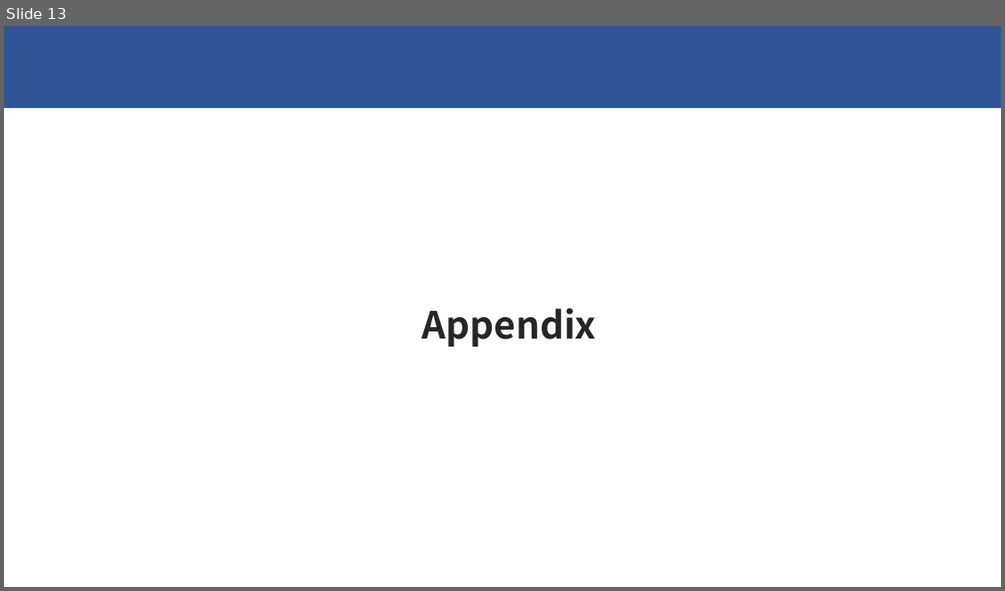
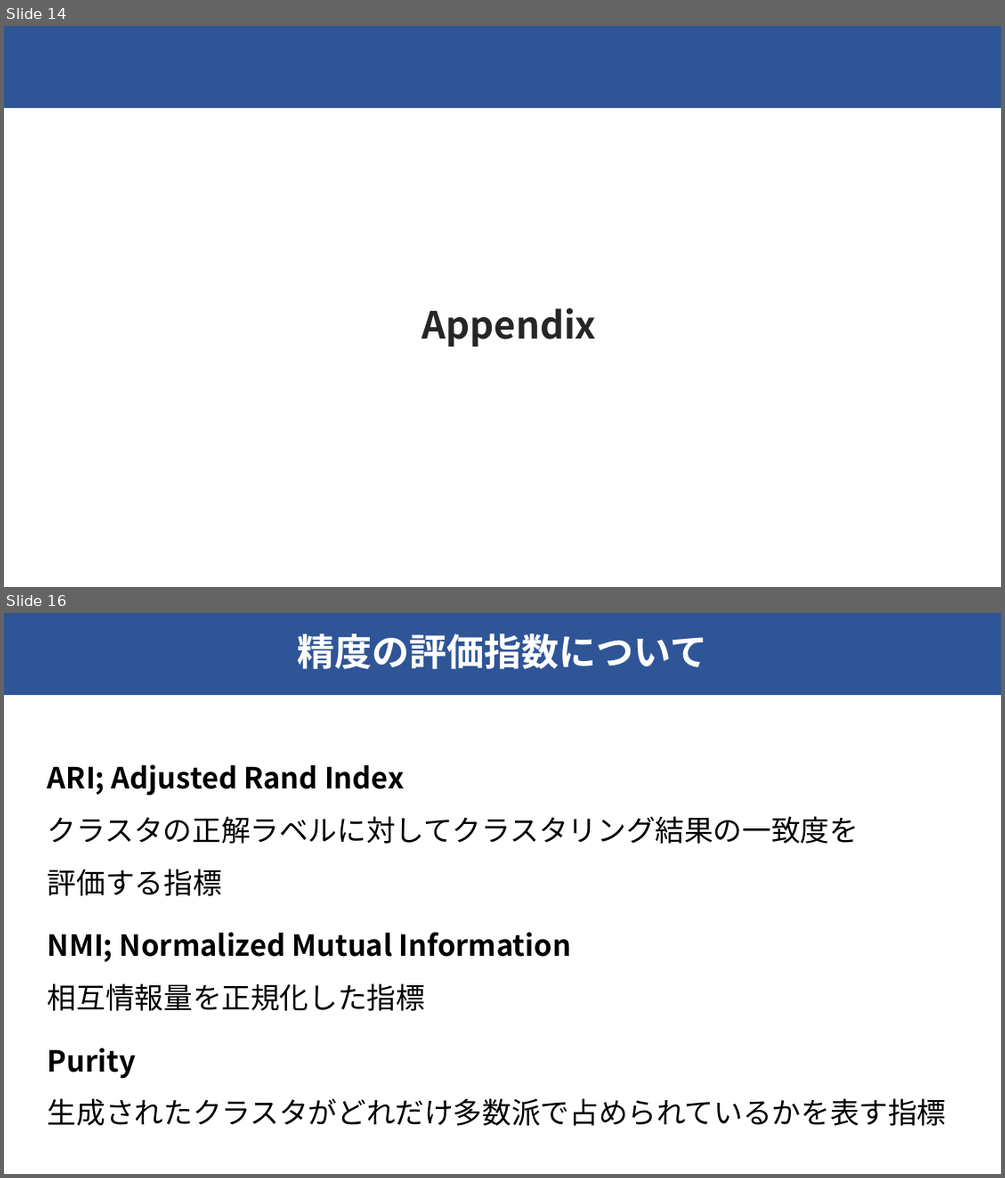
Before and after one commit to raryosu/graduation-research, a slide deck: docs/interim-presen/interim_hagihara.pptx. Shown one above the other, each under a label of ours: slide 13 before the commit, slides 14 and 16 after it; the slides between them are not shown. The pictures are 1005x591 and 1005x1178 pixels, drawn with LibreOffice and Linux fonts; fonts in the diff are those of the drawing. Boxes give left, top, right and bottom in pixels: in the first picture for what was removed or moved away, otherwise in the second. Text is boxed around its words. In the diff, an @@ line names an element or a change of style, - is before the commit and + after.

```diff
--- a/docs/interim-presen/interim_hagihara.pptx
+++ b/docs/interim-presen/interim_hagihara.pptx
@@ slide 16 added at (4,613,1001,1174), background #FFFFFF; not listed: 1 template element that a slide beside it also shows @@
@@ title added at (298,633,708,669), 36 pt, text #FFFFFF, bold @@
+精度の評価指数について
@@ text added at (48,764,947,1126), 28 pt, text #000000 @@
+ARI; Adjusted Rand Index
+クラスタの正解ラベルに対してクラスタリング結果の一致度を
+評価する指標
+NMI; Normalized Mutual Information
+相互情報量を正規化した指標
+Purity
+生成されたクラスタがどれだけ多数派で占められているかを表す指標
@@ what was slide 13 is now slide 14 @@
```
Also in this commit, not shown: 2 other slides added, 1 slide removed.
